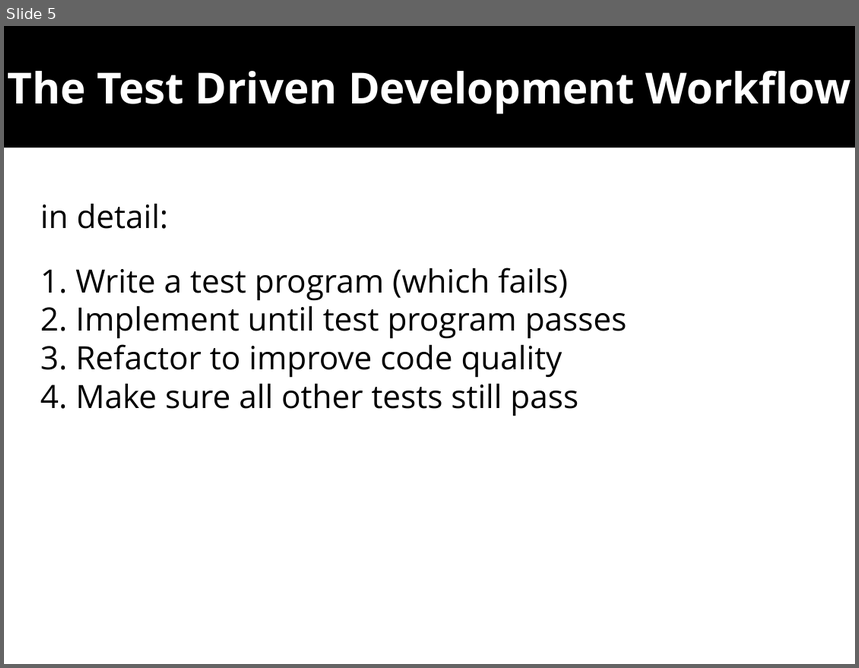
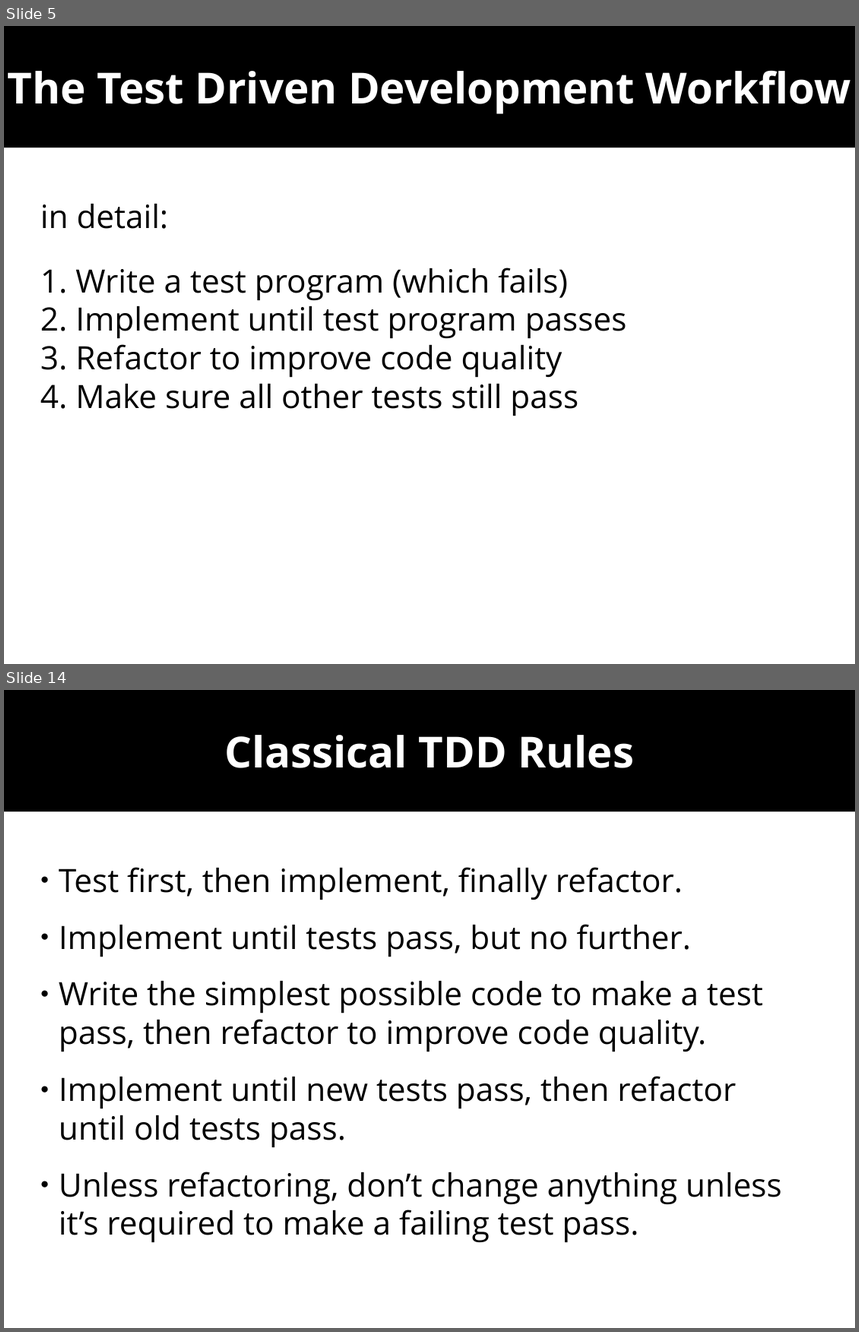
Before and after one commit to wolframroesler/Talks, a slide deck: tdd.odp. Shown one above the other, each under a label of ours: slide 5 before the commit, slides 5 and 14 after it; the slides between them are not shown. The pictures are 859x668 and 859x1332 pixels, drawn with LibreOffice and Linux fonts; fonts in the diff are those of the drawing. Boxes give left, top, right and bottom in pixels: in the first picture for what was removed or moved away, otherwise in the second. Text is boxed around its words. In the diff, an @@ line names an element or a change of style, - is before the commit and + after.

```diff
--- a/tdd.odp
+++ b/tdd.odp
@@ slide 14 added at <box>4,690,855,1328</box>, background #FFFFFF @@
@@ subtitle added at <box>4,690,855,812</box>, fill #000000, 40 pt, text #FFFFFF, bold @@
+Classical TDD Rules
@@ text added at <box>59,867,782,1243</box>, 30 pt, text #000000 @@
+● Test first, then implement, finally refactor.
+● Implement until tests pass, but no further.
+● Write the simplest possible code to make a test pass, then refactor to improve code quality.
+● Implement until new tests pass, then refactor until old tests pass.
+● Unless refactoring, don’t change anything unless it’s required to make a failing test pass.
```
Also in this commit, not shown: 4 slides changed, 8 other slides added.
